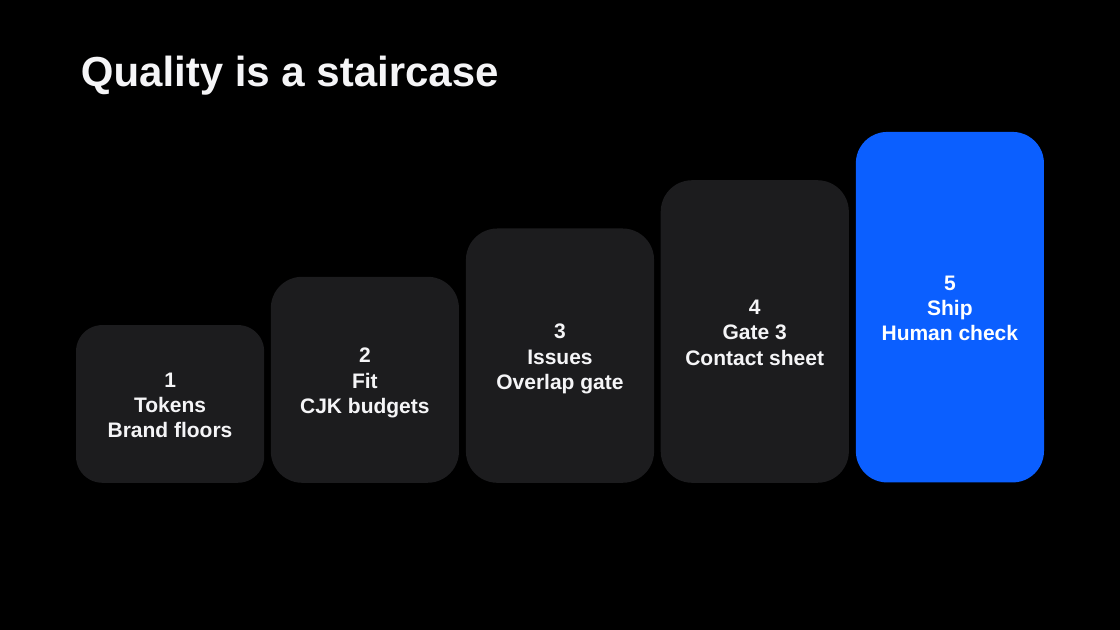
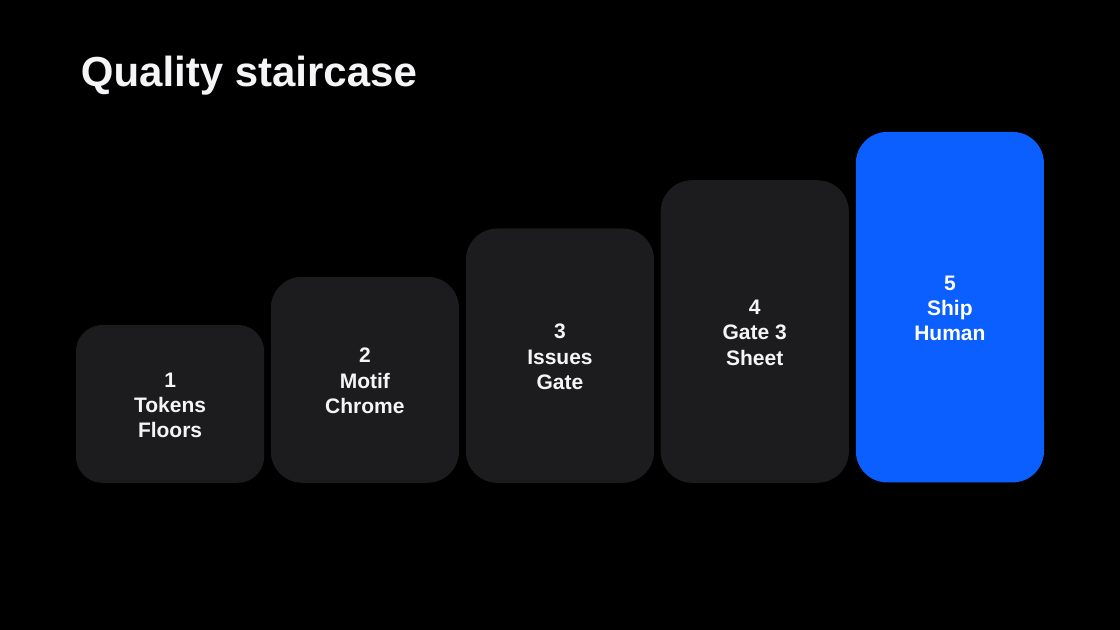
Before and after one commit to kimmingul/designmd-pptx, a slide deck: slide 10 of demo/designmd-pptx-best-v2.1.2.pptx (slide 8 before the commit). Drawn at 1120x630 pixels with LibreOffice and Linux fonts; fonts in the diff are those of the drawing. Boxes give left, top, right and bottom in pixels: in the first picture for what was removed or moved away, otherwise in the second. Text is boxed around its words. In the diff, an @@ line names an element or a change of style, - is before the commit and + after.

```diff
--- a/demo/designmd-pptx-best-v2.1.2.pptx
+++ b/demo/designmd-pptx-best-v2.1.2.pptx
@@ text at [81, 55, 417, 94]: text changed @@
-Quality is a staircase
+Quality staircase
@@ text in rounded rectangle at [914, 325, 985, 340]: text changed @@
-Human check
+Human
@@ text in rounded rectangle at [726, 349, 783, 365]: text changed @@
-Contact sheet
+Sheet
@@ text in rounded rectangle at [325, 372, 404, 413]: text changed @@
-Fit
-CJK budgets
+Motif
+Chrome
@@ text in rounded rectangle at [537, 374, 584, 389]: text changed @@
-Overlap gate
+Gate
@@ text in rounded rectangle at [138, 421, 202, 437]: text changed @@
-Brand floors
+Floors
```
Also in this commit, not shown: 5 other slides changed, 5 slides added, 3 slides removed, 35 other files.
